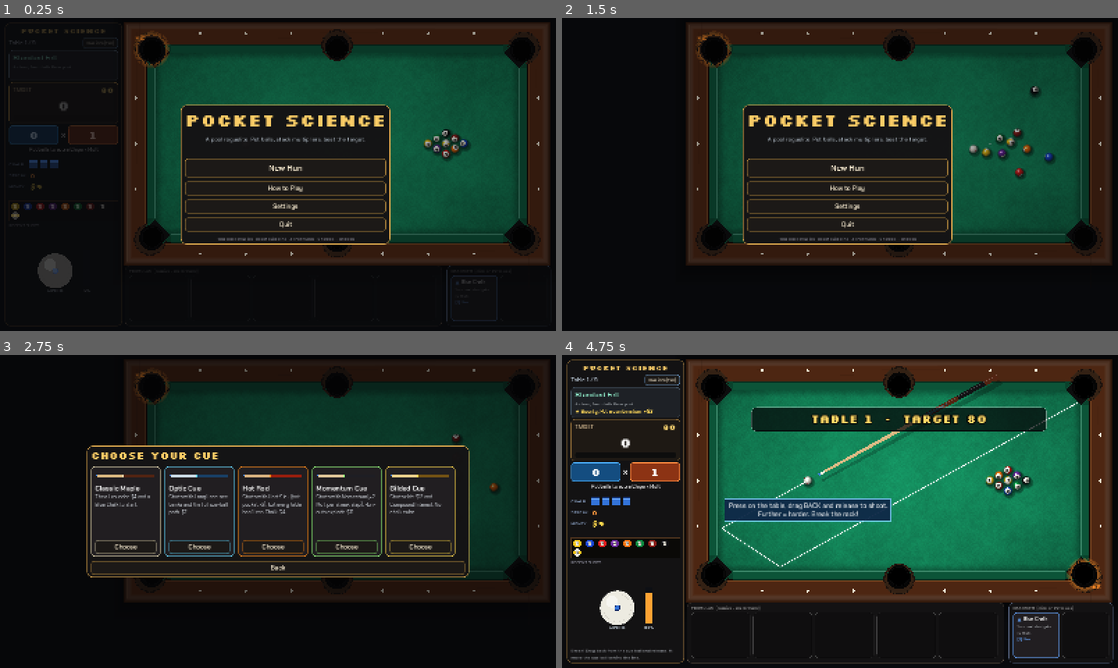
Above: before the commit, frames 1-4 (two rows, left to right).
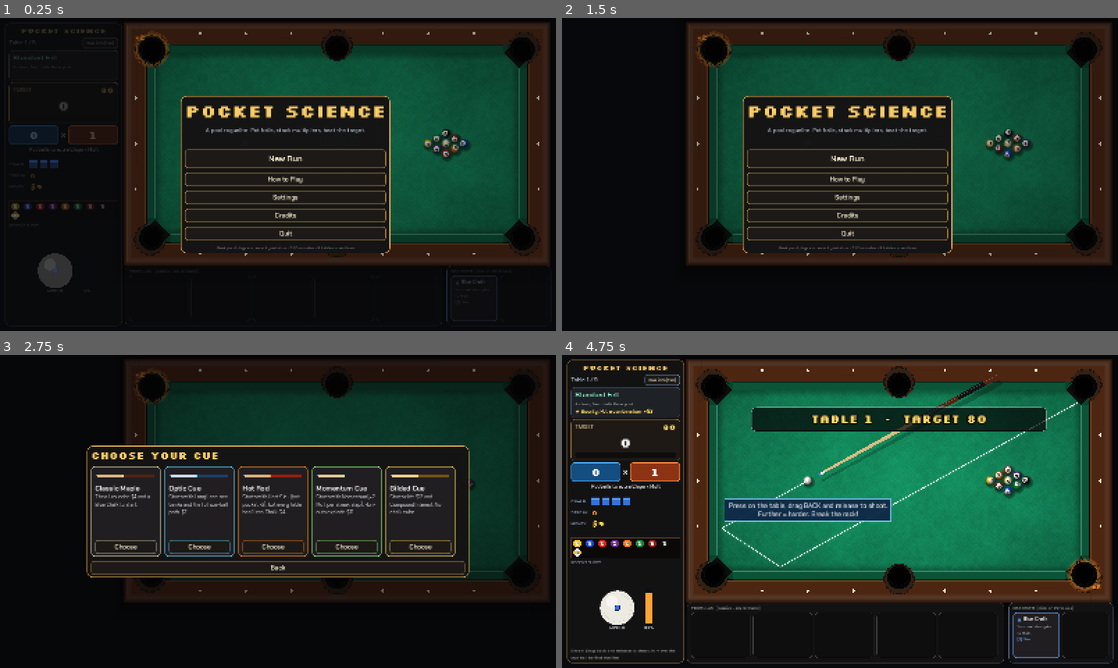
Above: after the commit, the same moments.

Repository: jordanbenjaminmitchell/pocket-science
Game: Godot game, scene res://main.tscn
Two runs of this game, one before a commit and one after it. Both use one fixed random seed, a clock stepped at 60 frames per second and the inputs below.
Inputs (mouse positions are in pixels of both pictures, inside the frame that each line leads up to):
- Up to frame 1 (0.25 s): no input
- Up to frame 2 (1.5 s): click (845, 215) at 0.5 s, where only the run after the commit has a clickable "Credits"; click (840, 252) at 1.25 s, where only the run after the commit has a clickable "Back"
- Up to frame 3 (2.75 s): click "New Run" at 2 s
- Up to frame 4 (4.75 s): click "Back" at 2.75 s; click "New Run" at 3.5 s; click "Choose" at 4.25 s

The runs differ from the first frame. In frame 1, 7.4% of the frame differs, in the area x 32-71%, y 24-76%; in frame 2, 8.2%, in the area x 32-89%, y 21-76%; in frame 3, less than 0.1%; in frame 4, 0.3%.

Commit message:
Credits screen with licence viewer; invert pull-back and click-to-shoot options

Diff:
--- a/src/main.gd
+++ b/src/main.gd
@@ -245,6 +245,8 @@
 	var m := _mouse_table()
 	if dragging:
 		var pull := (drag_origin - m).dot(aim_dir)
+		if settings.invert_drag:
+			pull = -pull
 		drag_power = clampf(pull / (DRAG_FULL * settings.pull), 0.0, 1.0)
 		view.cue_pull = drag_power * 90.0
 		power_w.set_power(drag_power)
@@ -737,10 +739,13 @@
 	state = S.AIM
 	view.placing = false
 	guide_dirty = true
+	var how := "Drag %s and release to shoot." % ("forward" if settings.invert_drag else "back")
+	if settings.click_shoot:
+		how = "Set power with the wheel or Up/Down, then click to shoot."
 	if is_break:
-		lbl_hint.text = "Break! Drag back from the cue ball and release. H: move the cue ball behind the line."
+		lbl_hint.text = "Break! %s H: move the cue ball behind the line." % how
 	else:
-		lbl_hint.text = "Aim with the mouse. Drag back to set power and release to shoot. Wheel/Space also work."
+		lbl_hint.text = "Aim with the mouse. %s Space also shoots." % how
 	_refresh_hud()
 
 
@@ -862,7 +867,9 @@
 	match state:
 		S.AIM:
 			if e.button_index == MOUSE_BUTTON_LEFT:
-				if e.pressed and _mouse_over_table():
+				if e.pressed and _mouse_over_table() and settings.click_shoot:
+					_shoot(power)
+				elif e.pressed and _mouse_over_table():
 					dragging = true
 					drag_origin = _mouse_table()
 					drag_power = 0.0
@@ -1456,6 +1463,7 @@
 	v.add_child(b)
 	v.add_child(_button("How to Play", _show_help))
 	v.add_child(_button("Settings", func(): _show_settings(_show_title)))
+	v.add_child(_button("Credits", _show_credits))
 	v.add_child(_button("Quit", func(): get_tree().quit()))
 	var best := _load_best()
 	if best.tables > 0 or best.shot > 0:
@@ -1864,6 +1872,8 @@
 	_setting_toggle(grid, "Fullscreen", "fullscreen")
 	_setting_toggle(grid, "VSync", "vsync")
 	_setting_toggle(grid, "Reduced motion (no shake, zoom or confetti)", "reduced_motion")
+	_setting_toggle(grid, "Invert pull-back (push forward for power)", "invert_drag")
+	_setting_toggle(grid, "Click to shoot (power from wheel / Up / Down)", "click_shoot")
 	var row := HBoxContainer.new()
 	row.add_theme_constant_override("separation", 10)
 	v.add_child(row)
@@ -2172,3 +2182,68 @@
 	var close := _button("Close  [Tab / Esc]", _close_run_info, Color(0.5, 0.7, 0.9))
 	close.custom_minimum_size = Vector2(0, 46)
 	outer.add_child(close)
+
+
+## ================================================================ credits
+const LICENSE_FILES := [
+	["Chakra Petch font (SIL OFL 1.1)", "res://licenses/chakrapetch-OFL.txt"],
+	["Silkscreen font (SIL OFL 1.1)", "res://licenses/silkscreen-OFL.txt"],
+	["Godot Engine (MIT)", "res://licenses/GODOT_LICENSE.txt"],
+]
+
+
+func _show_credits() -> void:
+	_clear_overlay()
+	_dim(0.8)
+	var v := _center_panel(820, 640)
+	v.add_child(_label("CREDITS", 30, Color(0.98, 0.8, 0.4), F_PIXB))
+	var rt := RichTextLabel.new()
+	rt.bbcode_enabled = true
+	rt.fit_content = true
+	rt.custom_minimum_size = Vector2(780, 0)
+	rt.add_theme_font_override("normal_font", F_REG)
+	rt.add_theme_font_override("bold_font", F_SEMI)
+	rt.add_theme_font_size_override("normal_font_size", 16)
+	rt.add_theme_font_size_override("bold_font_size", 17)
+	rt.text = """[b]Pocket Science[/b]
+Game design and direction: Jordan Mitchell
+Built in Godot 4.7
+
+[b]Music[/b]
+Original Pocket Science score, composed for the project (see licenses/MUSIC-NOTE.md)
+
+[b]Sound effects[/b]
+Synthesised in-engine
+
+[b]Fonts[/b]
+Chakra Petch - Copyright 2018 The Chakra Petch Project Authors, SIL Open Font License 1.1
+Silkscreen - Copyright 2001 The Silkscreen Project Authors, SIL Open Font License 1.1
+
+[b]Engine[/b]
+Godot Engine - Copyright (c) 2014-present Godot Engine contributors, MIT License"""
+	v.add_child(rt)
+	var row := HBoxContainer.new()
+	row.add_theme_constant_override("separation", 8)
+	v.add_child(row)
+	for lic in LICENSE_FILES:
+		var b := _button(lic[0], func(): _show_license(lic[0], lic[1]), Color(0.6, 0.75, 0.9))
+		b.add_theme_font_size_override("font_size", 13)
+		b.size_flags_horizontal = Control.SIZE_EXPAND_FILL
+		row.add_child(b)
+	v.add_child(_button("Back", _show_title, Color(0.4, 0.9, 0.6)))
+
+
+func _show_license(title: String, path: String) -> void:
+	_clear_overlay()
+	_dim(0.85)
+	var v := _center_panel(900, 760)
+	v.add_child(_label(title, 22, Color(0.98, 0.8, 0.4), F_SEMI))
+	var sc := ScrollContainer.new()
+	sc.custom_minimum_size = Vector2(860, 600)
+	v.add_child(sc)
+	var txt := FileAccess.get_file_as_string(path)
+	var l := _label(txt if txt != "" else "Licence file missing: " + path, 13, Color(0.82, 0.84, 0.87), F_REG)
+	l.autowrap_mode = TextServer.AUTOWRAP_WORD_SMART
+	l.custom_minimum_size = Vector2(840, 0)
+	sc.add_child(l)
+	v.add_child(_button("Back", _show_credits, Color(0.4, 0.9, 0.6)))
--- a/src/ui/game_settings.gd
+++ b/src/ui/game_settings.gd
@@ -14,8 +14,10 @@
 var reduced_motion := false # no shake, zoom punches or confetti
 var aim_speed := 1.0        # keyboard fine-aim speed multiplier
 var pull := 1.0             # drag distance for full power (0.6 short .. 1.6 long)
+var invert_drag := false    # push forward instead of pulling back
+var click_shoot := false    # set power with wheel/keys, click to shoot
 
-const KEYS := ["master", "music", "sfx", "fullscreen", "vsync", "shake", "reduced_motion", "aim_speed", "pull"]
+const KEYS := ["master", "music", "sfx", "fullscreen", "vsync", "shake", "reduced_motion", "aim_speed", "pull", "invert_drag", "click_shoot"]
 
 
 func load_file() -> void:
@@ -50,6 +52,8 @@
 	fullscreen = bool(fullscreen)
 	vsync = bool(vsync)
 	reduced_motion = bool(reduced_motion)
+	invert_drag = bool(invert_drag)
+	click_shoot = bool(click_shoot)
 
 
 func reset() -> void:
@@ -62,3 +66,5 @@
 	reduced_motion = false
 	aim_speed = 1.0
 	pull = 1.0
+	invert_drag = false
+	click_shoot = false
--- a/tests/test_screens.gd
+++ b/tests/test_screens.gd
@@ -34,6 +34,8 @@
 		"cue select": func(): g._show_cue_select(),
 		"help": func(): g._show_help(),
 		"settings": func(): g._show_settings(g._show_title),
+		"credits": func(): g._show_credits(),
+		"licence": func(): g._show_license("Godot Engine (MIT)", "res://licenses/GODOT_LICENSE.txt"),
 		"pause": func():
 			g._new_run()
 			g._show_pause(),
@@ -66,6 +68,7 @@
 			var r: Rect2 = p.get_global_rect()
 			var inside := r.position.x >= 0 and r.position.y >= 0 and r.end.x <= 1600.5 and r.end.y <= 900.5
 			check(inside and r.size.y > 80, "%s panel on-screen %s" % [name, r])
+	check(FileAccess.get_file_as_string("res://licenses/chakrapetch-OFL.txt").contains("Open Font License"), "font licence text present")
 	# The HUD side panel must fit on screen with a full build (5 formulas, streak, flags).
 	g._clear_overlay()
 	g.paused = false
--- a/tests/test_settings.gd
+++ b/tests/test_settings.gd
@@ -22,6 +22,20 @@
 		if r:
 			return r
 	return null
+
+
+func _mouse(p: Vector2, button: bool, pressed: bool) -> void:
+	var e: InputEvent
+	if button:
+		var b := InputEventMouseButton.new()
+		b.button_index = MOUSE_BUTTON_LEFT
+		b.pressed = pressed
+		e = b
+	else:
+		e = InputEventMouseMotion.new()
+	e.position = p
+	e.global_position = p
+	root.push_input(e)
 
 
 func _go() -> void:
@@ -64,6 +78,34 @@
 	g._new_run()
 	await process_frame
 	check(g.DRAG_FULL * g.settings.pull > g.DRAG_FULL, "pull setting lengthens full-power drag")
+	# Invert pull-back: pushing forward (toward the aim) builds power.
+	root.size = Vector2i(1600, 900)
+	g._clear_overlay()
+	g.paused = false
+	g.settings.reset()
+	g.settings.invert_drag = true
+	g.aim_dir = Vector2.RIGHT
+	var cue_screen: Vector2 = g.view.base_position + g.sim.pos[g._cue_index()] * g.TABLE_SCALE
+	_mouse(cue_screen + Vector2(300, 0), false, false)
+	await process_frame
+	_mouse(cue_screen + Vector2(300, 0), true, true)
+	await process_frame
+	_mouse(cue_screen + Vector2(450, 0), false, false)
+	await process_frame
+	check(g.dragging and g.drag_power > 0.4, "inverted drag builds power pushing forward (%.2f)" % g.drag_power)
+	_mouse(cue_screen + Vector2(300, 0), true, false)
+	g.dragging = false
+	g.state = g.S.AIM
+	await process_frame
+	# Click to shoot: a single click fires at the set power.
+	g.settings.reset()
+	g.settings.click_shoot = true
+	g.state = g.S.AIM
+	g.power = 0.4
+	_mouse(cue_screen + Vector2(300, 0), true, true)
+	await process_frame
+	check(g.state == g.S.STRIKE or g.state == g.S.ROLL, "click-to-shoot fires on click")
+	check(is_equal_approx(g.shot_power, 0.4), "click-to-shoot uses the set power")
 	g.settings.reset()
 	g._save_settings()
 	print("settings tests: %d failures" % failures)
--- a/tools/capture.gd
+++ b/tools/capture.gd
@@ -35,6 +35,9 @@
 			game.run.table_index = 3
 			await _frames(3)
 			game._show_run_info()
+			await _frames(4)
+		"credits":
+			game._show_credits()
 			await _frames(4)
 		"help":
 			game._show_help()
Not shown, added: licenses/GODOT_LICENSE.txt
Not shown, added: licenses/chakrapetch-OFL.txt
Not shown, added: licenses/silkscreen-OFL.txt
Not shown, changed: RELEASE_TODO.md
Not shown, added: licenses/MUSIC-NOTE.md
